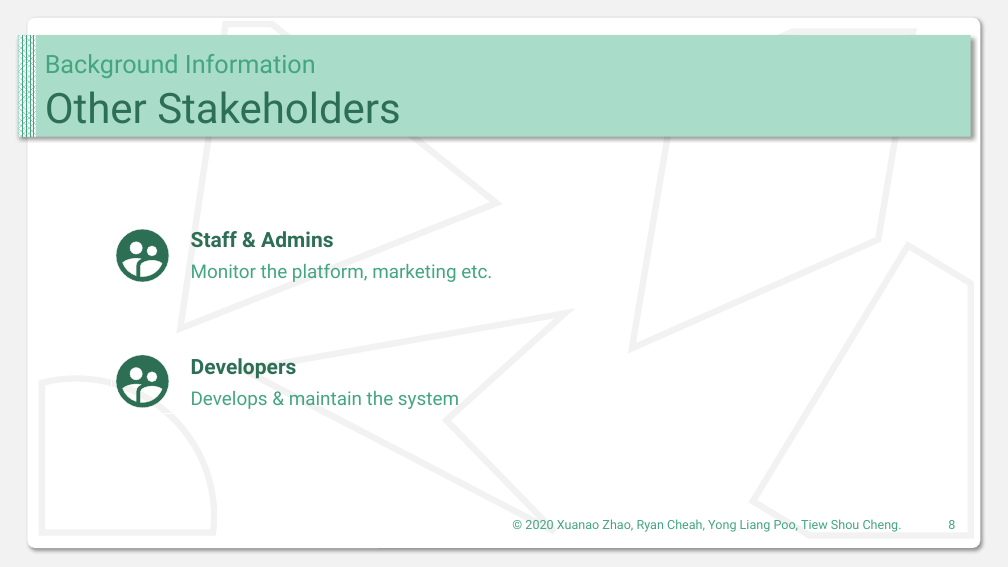
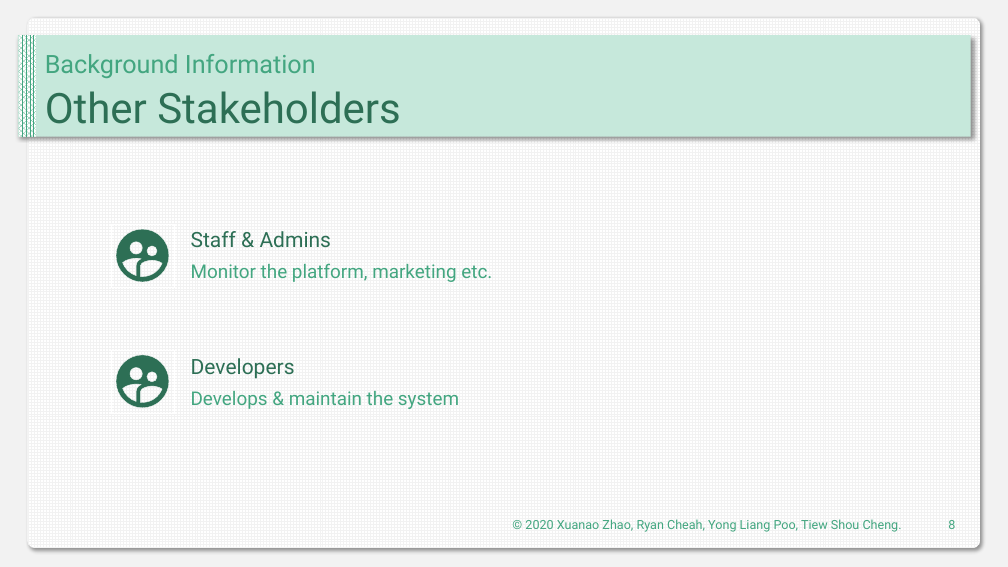
Before and after one commit to DIT202003G1/SAD-Assignment, a slide deck: slide 8 of Presentaion.pptx. Drawn at 1008x567 pixels with LibreOffice and Linux fonts; fonts in the diff are those of the drawing. Boxes give left, top, right and bottom in pixels: in the first picture for what was removed or moved away, otherwise in the second. Text is boxed around its words. In the diff, an @@ line names an element or a change of style, - is before the commit and + after.

```diff
--- a/Presentaion.pptx
+++ b/Presentaion.pptx
@@ rounded rectangle at (27, 17, 981, 547): fill #FFFFFF to pattern #F2F2F2 on #FFFFFF @@
@@ freeform shape removed at (180, 24, 496, 329) @@
@@ rectangle at (18, 36, 972, 137): fill #AADDC9 to #C6E8DB @@
@@ freeform shape removed at (632, 32, 913, 349) @@
@@ text "Staff & Admins" at (191, 231, 332, 247): bold off @@
@@ freeform shape removed at (243, 313, 565, 532) @@
@@ text "Developers" at (191, 358, 295, 379): bold off @@
```
Also in this commit, not shown: 9 other slides changed, 13 slides added.
